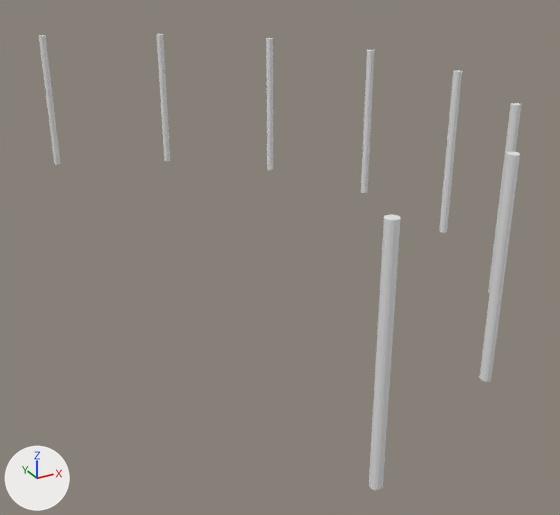
One commit to the Blender file Blender Files/main Menu.blend: the scene before it, then after it.
Both versions are drawn from a 50 mm camera at (-3.6, -15.79, 7.28) aimed at (4.66, -0.77, -0.23). The lights are fixed; the arrows at lower left show +X, +Y and +Z.
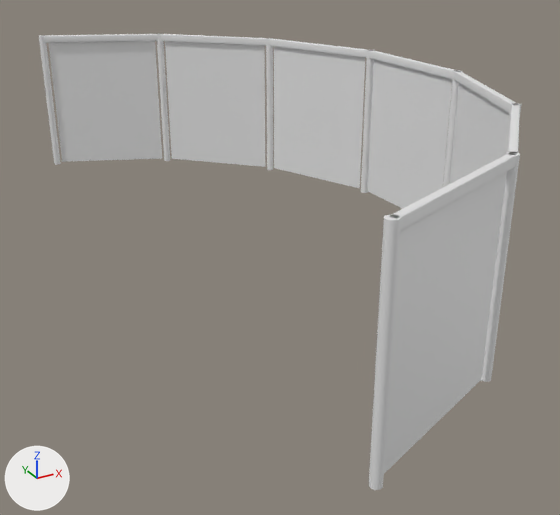
What differs and where, as boxes [x1, y1, x2, y2] in the pictures (560 x 515 px):
'Cloths', added: after [48, 41, 509, 473]
'Bars', added: after [44, 34, 520, 232]

What changed in the scene script:
```text
Add me_plane_006:
    me_plane_006.from_pydata(...)  # 2023 vertices, 1792 faces; spans x -3.8..-0.1, y -8.8..1.6, z -8.8..7.4
    me_plane_006.polygons.foreach_set('use_smooth', [True] * 1792)
Add me_cube_004:
    me_cube_004.from_pydata(...)  # 224 vertices, 126 faces; spans x -7.5..8.9, y -8.9..1.7, z 3.8..4.0
    me_cube_004.polygons.foreach_set('use_smooth', [True] * 126)
Add ob_cloths:
    ob_cloths = bpy.data.objects.new('Cloths', me_plane_006)
    ob_cloths.location = (0.0, 0.0, 0.0)
    ob_cloths.rotation_euler = (3.142, 1.571, -1.178)  # degrees (180, 90, -67)
Add ob_bars:
    ob_bars = bpy.data.objects.new('Bars', me_cube_004)
    ob_bars.location = (0.0, 0.0, 0.0)
    ob_bars.rotation_euler = (0.0, 0.0, 1.178)  # degrees (0, 0, 67)
```
